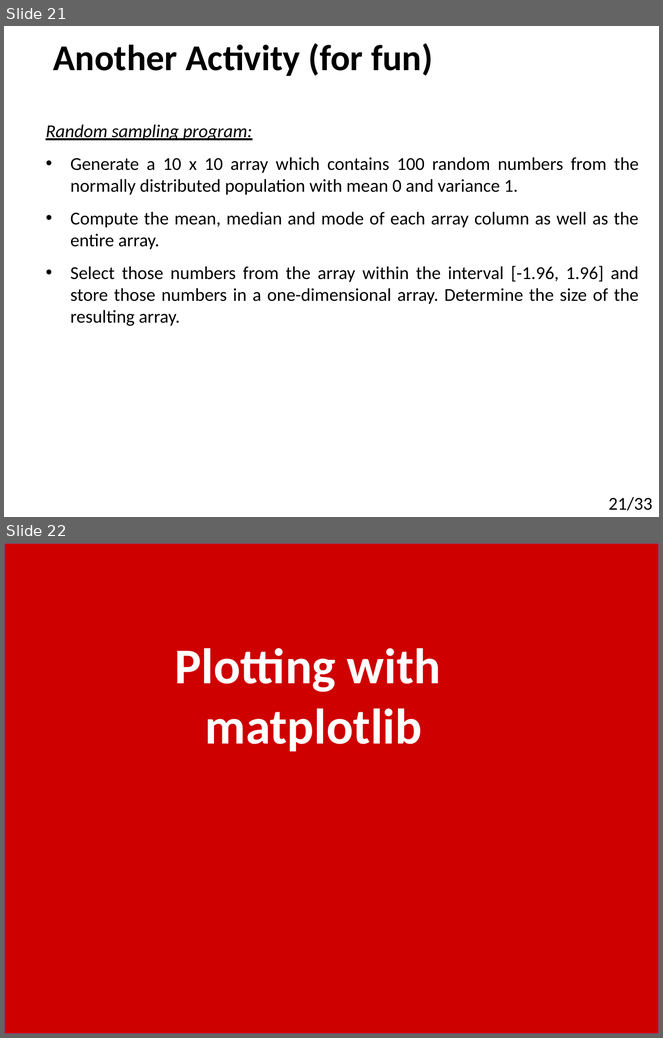
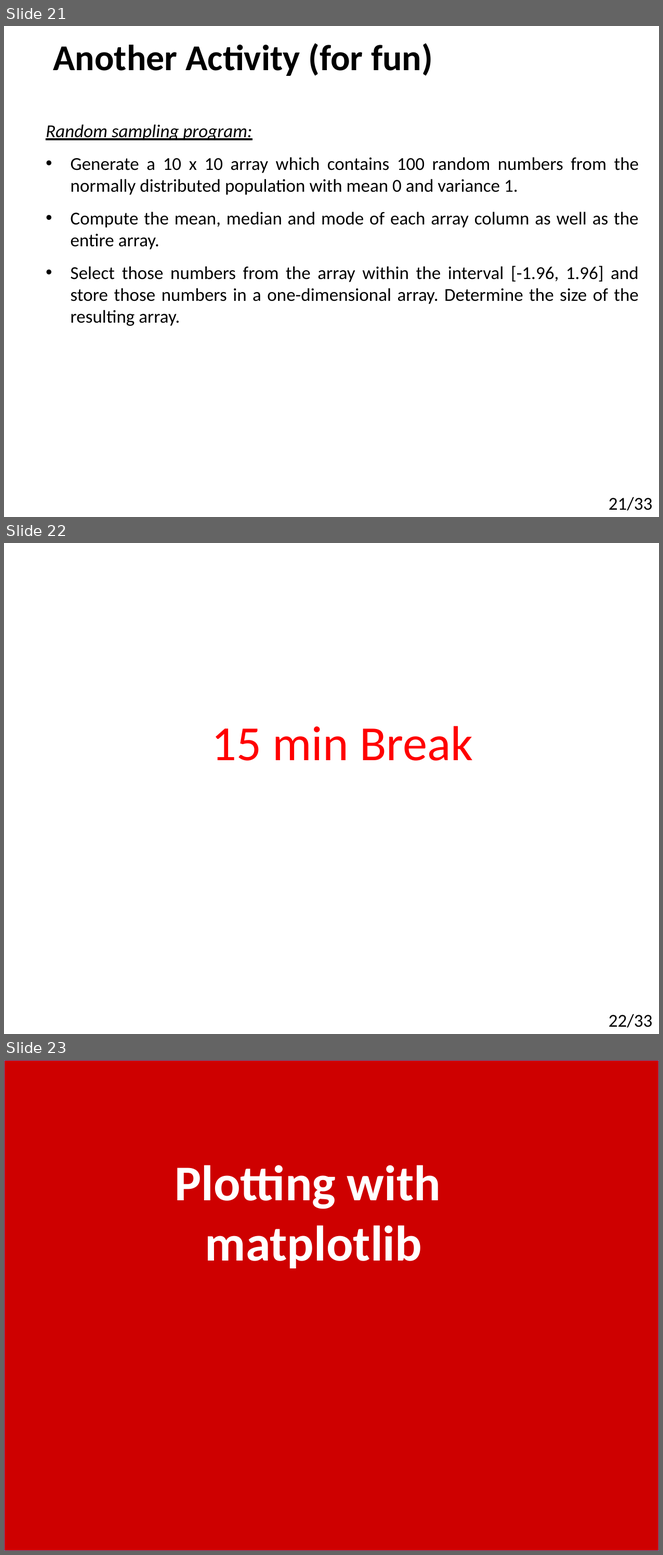
Before and after one commit to munishkumar-gh/munishkumar-gh.github.io, a slide deck: SuSS/2022_Sem2_ANL252_Python_4_Biz/3_Lecturer/Lecture_3/ANL252_SU3_Jul2022 (MK Edits).pptx. Shown one above the other, each under a label of ours: slides 21 and 22 before the commit, slides 21, 22 and 23 after it. The pictures are 663x1038 and 663x1555 pixels, drawn with LibreOffice and Linux fonts; fonts in the diff are those of the drawing; background and template pictures are left out; a plain dark background stands for a picture behind light text. Boxes give left, top, right and bottom in pixels: in the first picture for what was removed or moved away, otherwise in the second. Text is boxed around its words. In the diff, an @@ line names an element or a change of style, - is before the commit and + after.

```diff
--- a/SuSS/2022_Sem2_ANL252_Python_4_Biz/3_Lecturer/Lecture_3/ANL252_SU3_Jul2022 (MK Edits).pptx
+++ b/SuSS/2022_Sem2_ANL252_Python_4_Biz/3_Lecturer/Lecture_3/ANL252_SU3_Jul2022 (MK Edits).pptx
@@ slide 22 added at <box>4,543,659,1034</box>, background #FFFFFF; not listed: 1 template element that a slide beside it also shows @@
@@ subtitle added at <box>211,726,473,761</box>, 54 pt, text #FF0000 @@
+15 min Break
@@ what was slide 22 is now slide 23 @@
```
Also in this commit, not shown: 1 slide changed, 11 other files.
